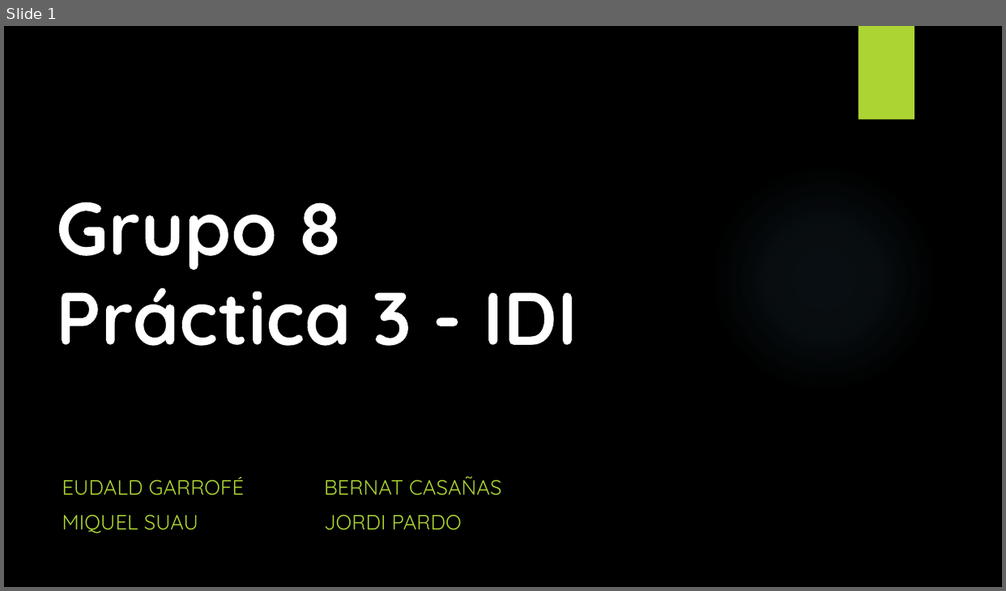
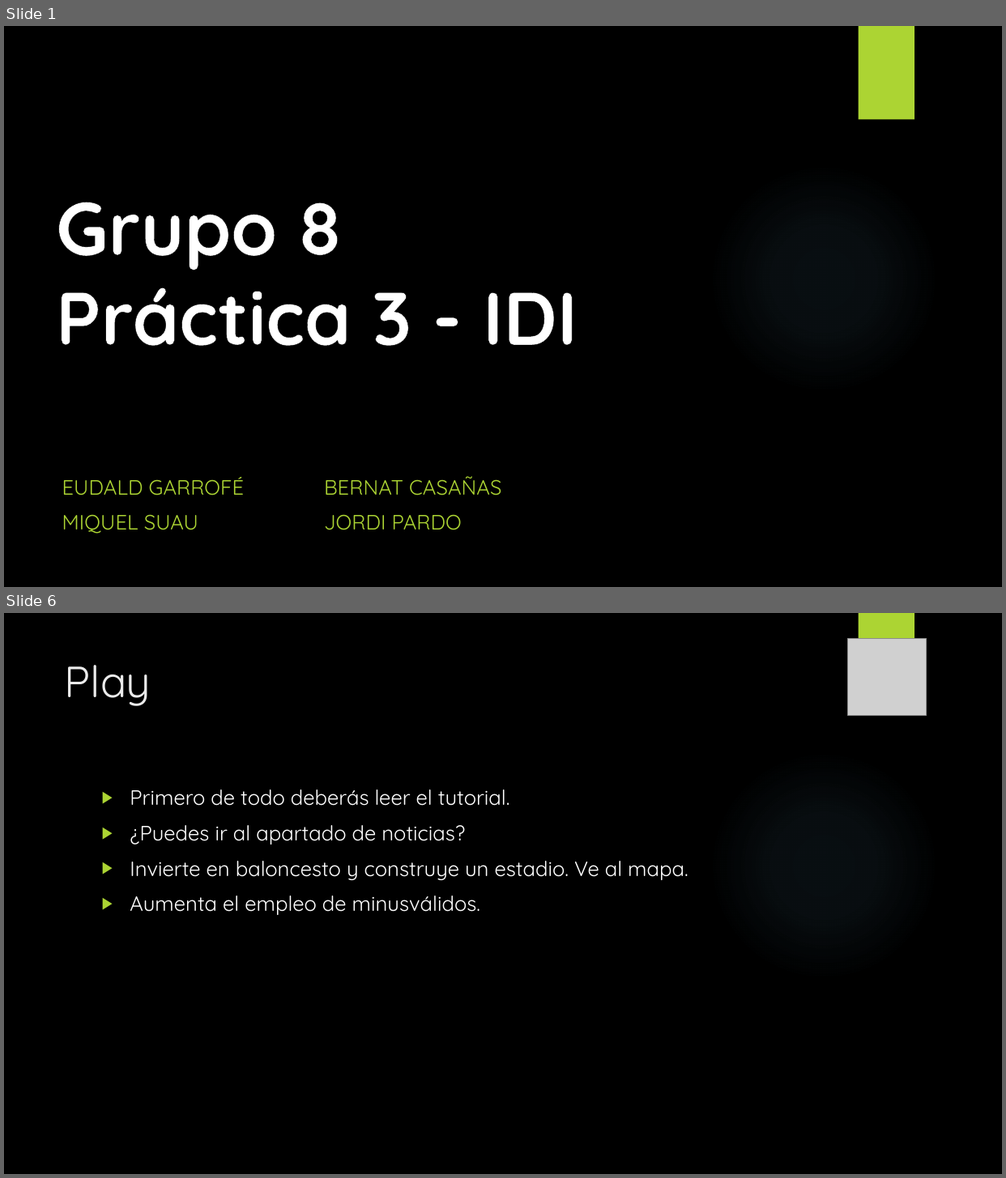
Before and after one commit to Hevne/Game_Design_Reddot, a slide deck: IDI/Presentacio.pptx. Shown one above the other, each under a label of ours: slide 1 before the commit, slides 1 and 6 after it; the slides between them are not shown. The pictures are 1006x591 and 1006x1178 pixels, drawn with LibreOffice and Linux fonts; fonts in the diff are those of the drawing; grey boxes stand for pictures; background and template pictures are left out. Boxes give left, top, right and bottom in pixels: in the first picture for what was removed or moved away, otherwise in the second. Text is boxed around its words. In the diff, an @@ line names an element or a change of style, - is before the commit and + after.

```diff
--- a/IDI/Presentacio.pptx
+++ b/IDI/Presentacio.pptx
@@ slide 6 added at [4,613,1002,1174], background picture (left out); not listed: 2 template elements that a slide beside it also shows @@
@@ picture added at [849,638,927,716] @@
@@ title added at [65,665,151,706], 42 pt, text #EBEBEB @@
+Play
@@ text added at [130,790,688,915], 20 pt, text #FFFFFF @@
+▶ Primero de todo deberás leer el tutorial.
+▶ ¿Puedes ir al apartado de noticias?
+▶ Invierte en baloncesto y construye un estadio. Ve al mapa.
+▶ Aumenta el empleo de minusválidos.
```
Also in this commit, not shown: 3 slides changed, 8 other slides added, 3 slides removed.
